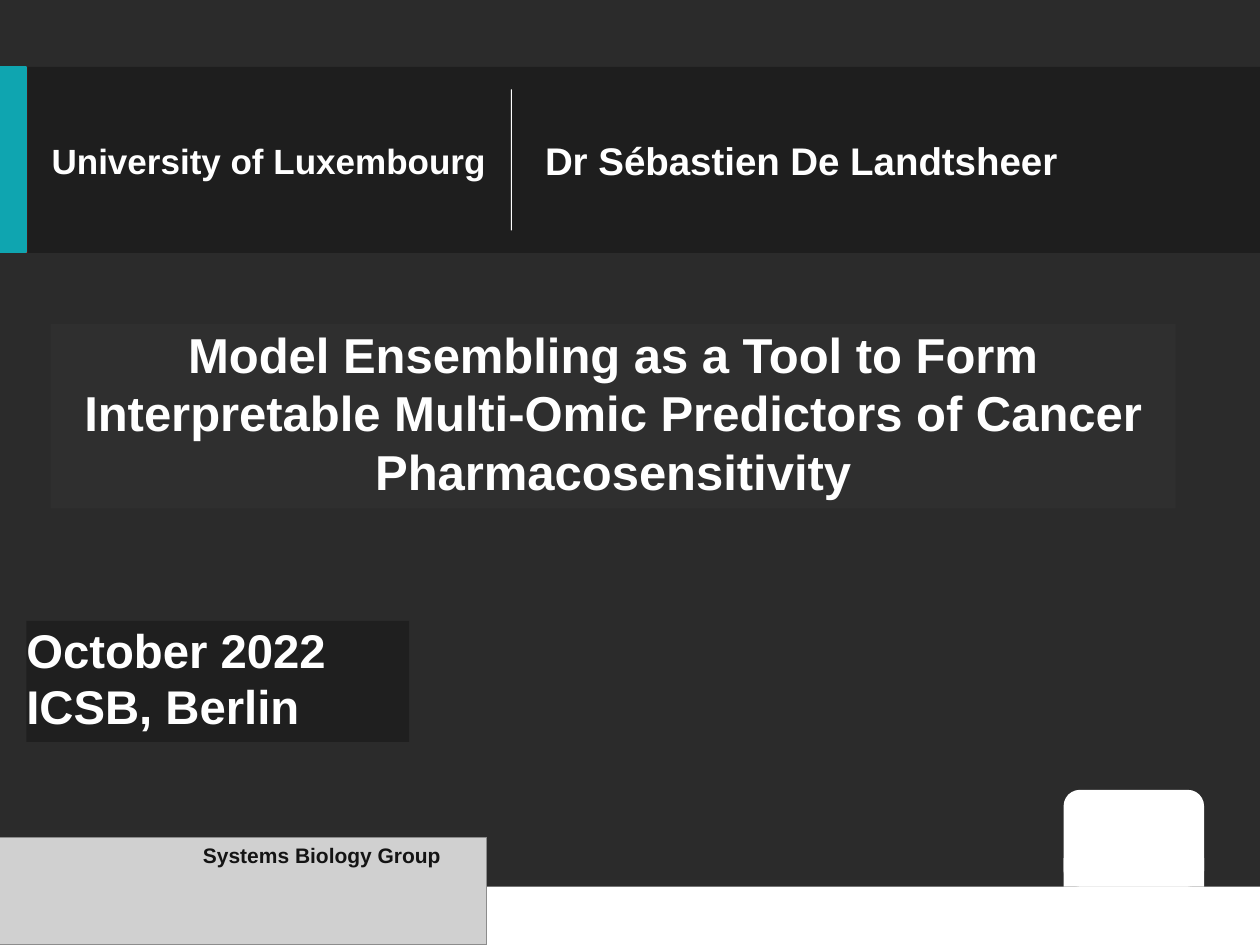
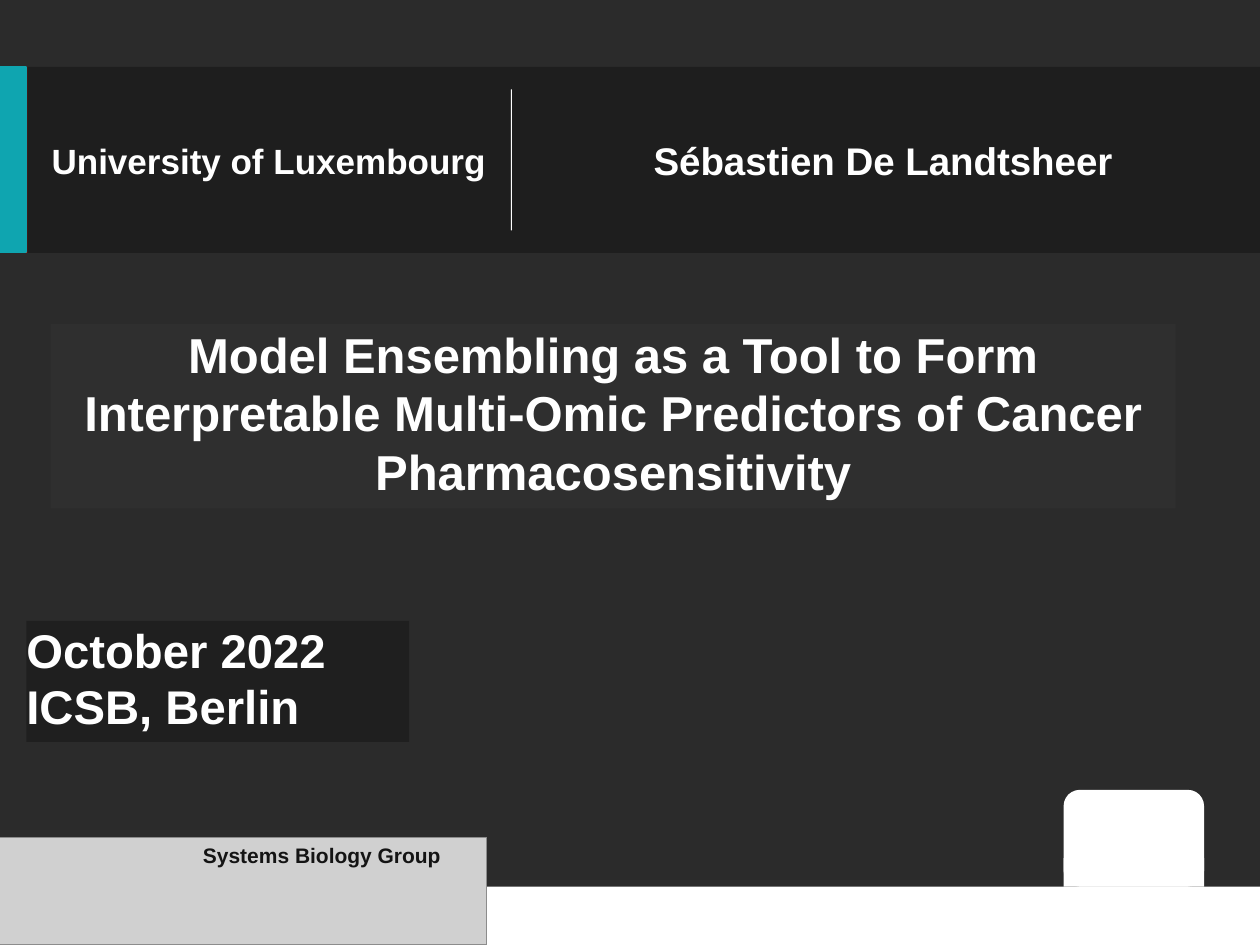
Before and after one commit to sysbiolux/DeepOncoAI, a slide deck: slide 1 of 20220919_10xNestedRedo/202210_Talk_ICSB_DeLandtsheer.pptx. Drawn at 1260x945 pixels with LibreOffice and Linux fonts; fonts in the diff are those of the drawing; grey boxes stand for pictures; background and template pictures are left out; a plain dark background stands for a picture behind light text. Boxes give left, top, right and bottom in pixels: in the first picture for what was removed or moved away, otherwise in the second. Text is boxed around its words. In the diff, an @@ line names an element or a change of style, - is before the commit and + after.

```diff
--- a/20220919_10xNestedRedo/202210_Talk_ICSB_DeLandtsheer.pptx
+++ b/20220919_10xNestedRedo/202210_Talk_ICSB_DeLandtsheer.pptx
@@ text at [654, 146, 1112, 176]: text changed @@
-Dr Sébastien De Landtsheer
+Sébastien De Landtsheer
```
Also in this commit, not shown: 4 other slides changed, 9 slides added, 4 slides removed, 3 other files.
